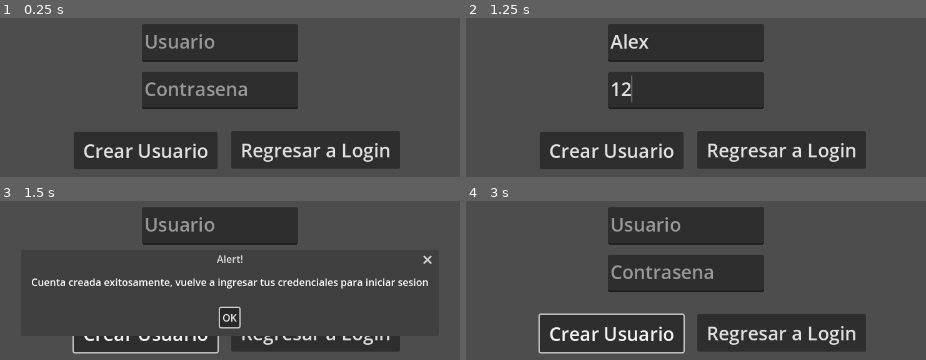
Above: before the commit, frames 1-4 (two rows, left to right).
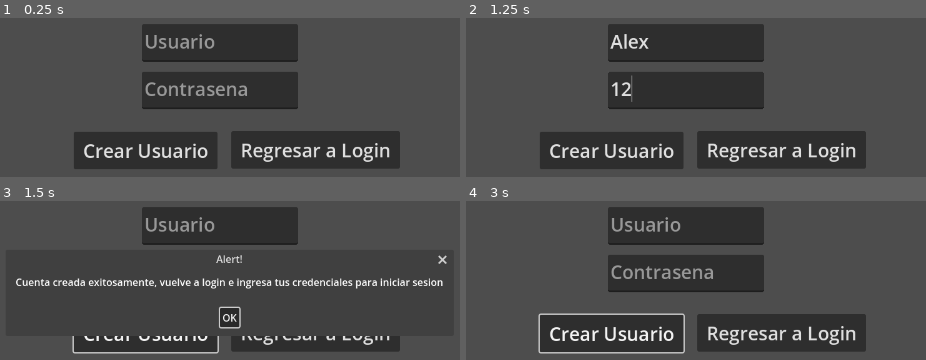
Above: after the commit, the same moments.

Repository: fer-hnndz/europa-game
Game: Godot game, scene res://scenes/menus/create_player_menu.tscn
The game is run twice, just before and just after one commit, with the same random seed, the same clock (stepped at 60 frames per second) and the same inputs. This scene is started directly instead of the project's main scene.
Inputs (mouse positions are in pixels of both pictures, inside the frame that each line leads up to):
- Up to frame 1 (0.25 s): no input
- Up to frame 2 (1.25 s): click (686, 43) at 0.52 s; type "Alex" at 0.6 s; click (686, 91) at 0.75 s; type "12" at 0.83 s
- Up to frame 3 (1.5 s): click "Crear Usuario" at 1.25 s
- Up to frame 4 (3 s): click "Regresar a Login" at 2 s; click "OK" at 2.75 s

Frames 1-2 are identical in both runs. In frame 3, 3.0% of the frame differs, in the area x 3-98%, y 33-56%; in frame 4, nothing differs.

Commit message:
se agregaron efectos de sonidos y la opcion de parar o reproducir la musica de fondo

Diff:
--- a/scenes/menus/create_player_menu.gd
+++ b/scenes/menus/create_player_menu.gd
@@ -10,15 +10,18 @@
 
 func _on_create_player_button_down():
 	if $Username.text == "" or $Password.text == "":
+		$btnPressedError.play()
 		show_message("El nombre de usuario y la contraseña no pueden estar vacíos.")
 	elif $Username.text in accounts:
+		$btnPressedError.play()
 		show_message("El nombre de usuario ya existe.")
 	else:
 		accounts[$Username.text] = $Password.text.sha256_text()
 		set_login_info()
 		$Username.text = ""
 		$Password.text = ""
-		show_message("Cuenta creada exitosamente, vuelve a ingresar tus credenciales para iniciar sesion")
+		$btnPressedError.play()
+		show_message("Cuenta creada exitosamente, vuelve a login e ingresa tus credenciales para iniciar sesion")
 
 func set_login_info():
 	var file = FileAccess.open(LOGIN_INFO, FileAccess.WRITE)
--- a/scenes/menus/create_player_menu.tscn
+++ b/scenes/menus/create_player_menu.tscn
@@ -1,6 +1,7 @@
-[gd_scene load_steps=2 format=3 uid="uid://f55gnr1xjrgw"]
+[gd_scene load_steps=3 format=3 uid="uid://f55gnr1xjrgw"]
 
 [ext_resource type="Script" path="res://scenes/menus/create_player_menu.gd" id="1_x5xv5"]
+[ext_resource type="AudioStream" uid="uid://da11n77gyim7d" path="res://Sounds/FUI Holographic Button Press-1.wav" id="2_qnmp5"]
 
 [node name="Menu" type="Control"]
 layout_mode = 3
@@ -47,5 +48,9 @@
 theme_override_font_sizes/font_size = 30
 text = "Regresar a Login"
 
+[node name="btnPressedError" type="AudioStreamPlayer" parent="."]
+stream = ExtResource("2_qnmp5")
+volume_db = 15.0
+
 [connection signal="button_down" from="CreatePlayer" to="." method="_on_create_player_button_down"]
 [connection signal="button_down" from="Back" to="." method="_on_back_button_down"]
--- a/scenes/menus/login_menu.tscn
+++ b/scenes/menus/login_menu.tscn
@@ -1,6 +1,7 @@
-[gd_scene load_steps=3 format=3 uid="uid://dsp6cve3hn4tn"]
+[gd_scene load_steps=4 format=3 uid="uid://dsp6cve3hn4tn"]
 
 [ext_resource type="Script" path="res://scipts/login_menu.gd" id="1_grfim"]
+[ext_resource type="AudioStream" uid="uid://da11n77gyim7d" path="res://Sounds/FUI Holographic Button Press-1.wav" id="2_g0slo"]
 
 [sub_resource type="SystemFont" id="SystemFont_qg5ip"]
 
@@ -68,6 +69,10 @@
 theme_override_font_sizes/font_size = 50
 text = "TBD"
 
+[node name="btnPressedError" type="AudioStreamPlayer" parent="."]
+stream = ExtResource("2_g0slo")
+volume_db = 15.0
+
 [connection signal="button_down" from="Login" to="." method="_on_login_button_down"]
 [connection signal="pressed" from="Quit" to="." method="_on_quit_pressed"]
 [connection signal="button_down" from="Create" to="." method="_on_create_button_down"]
--- a/scenes/menus/options_menu.tscn
+++ b/scenes/menus/options_menu.tscn
@@ -13,12 +13,12 @@
 
 [node name="Option1" type="Button" parent="."]
 layout_mode = 2
-offset_left = 542.5
+offset_left = 512.0
 offset_top = 291.0
-offset_right = 692.5
+offset_right = 722.0
 offset_bottom = 351.0
 theme_override_font_sizes/font_size = 30
-text = "Opcion1"
+text = "Mute"
 
 [node name="Back" type="Button" parent="."]
 layout_mode = 2
@@ -29,4 +29,5 @@
 theme_override_font_sizes/font_size = 30
 text = "Regresar"
 
+[connection signal="button_down" from="Option1" to="." method="_on_option_1_button_down"]
 [connection signal="pressed" from="Back" to="." method="_on_back_pressed"]
--- a/scipts/login_menu.gd
+++ b/scipts/login_menu.gd
@@ -9,19 +9,18 @@
 
 func _on_login_button_down():
 	if $Username.text == "" or $Password.text == "":
+		$btnPressedError.play()
 		show_message("El nombre de usuario y la contraseña no pueden estar vacíos.")
 	else:
 		if $Username.text in accounts:
 			if accounts[$Username.text] == $Password.text.sha256_text():
 				get_tree().change_scene_to_file("res://scenes/menus/menu.tscn")
 			else:
+				$btnPressedError.play()
 				show_message("Contrasena incorrecta")
 		else:
+			$btnPressedError.play()
 			show_message("Usuario incorrecto o no existe")
-
-#func set_login_info(user, psswrd):
-	#var file = FileAccess.open(LOGIN_INFO, FileAccess.WRITE)
-	#file.store_var(accounts)
 
 func load_login_info() -> void:
 	if FileAccess.file_exists(LOGIN_INFO):
--- a/scipts/options_menu.gd
+++ b/scipts/options_menu.gd
@@ -3,7 +3,18 @@
 @onready var music:AudioStreamPlayer = $"/root/MenuMusic"
 
 func _ready():
-	music.stop()
+	if music.playing:
+		$Option1.text = "Mute"
+	else:
+		$Option1.text = "Play music"
 
 func _on_back_pressed():
 	get_tree().change_scene_to_file("res://scenes/menus/menu.tscn")
+
+func _on_option_1_button_down():
+	if music.playing:
+		$Option1.text = "Play music"
+		music.stop()
+	else:
+		$Option1.text = "Mute"
+		music.play()
Not shown, added: Sounds/FUI Holographic Button Press-1.wav.import
Not shown, added: Sounds/FUI Holographic Button Press-1.wav
